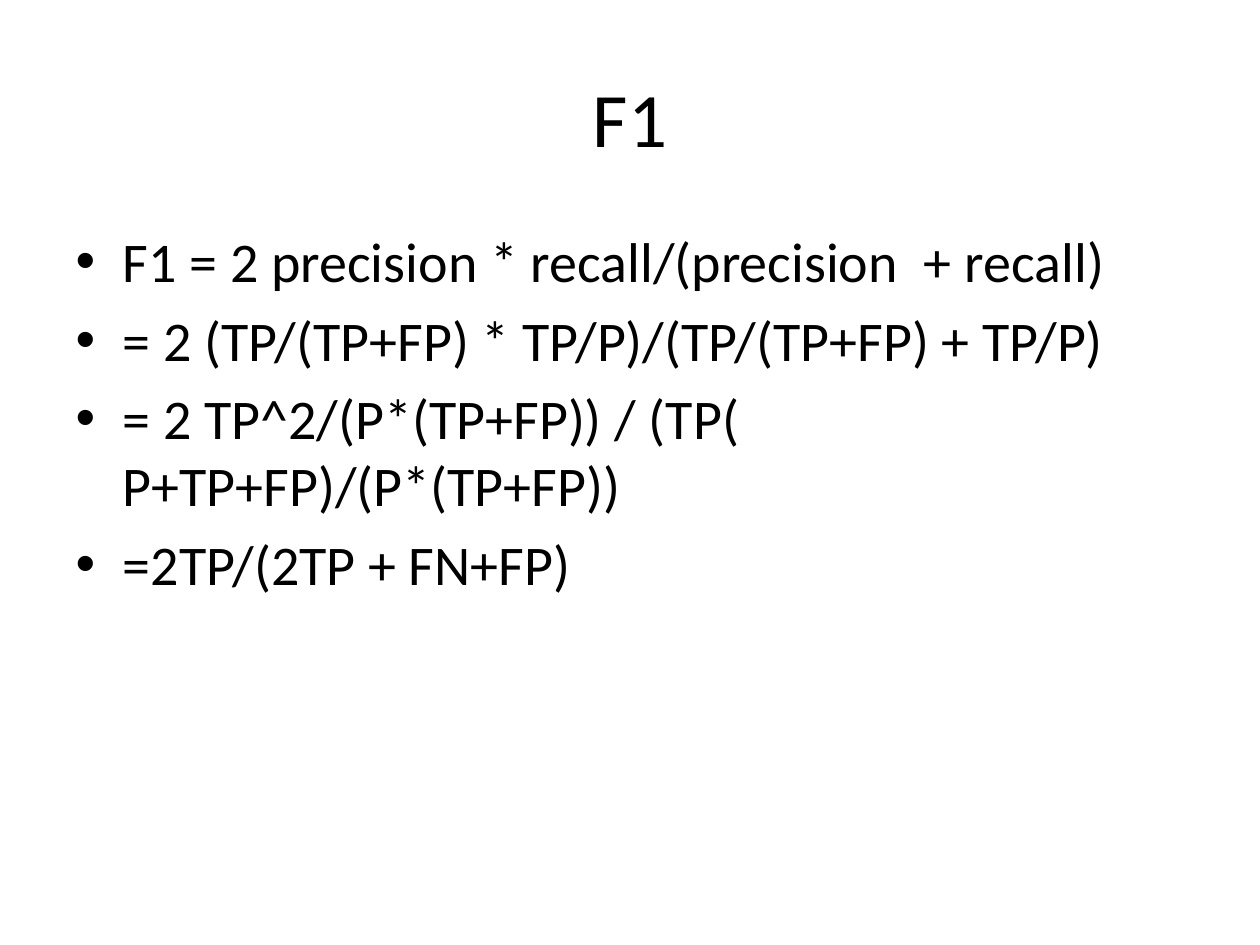
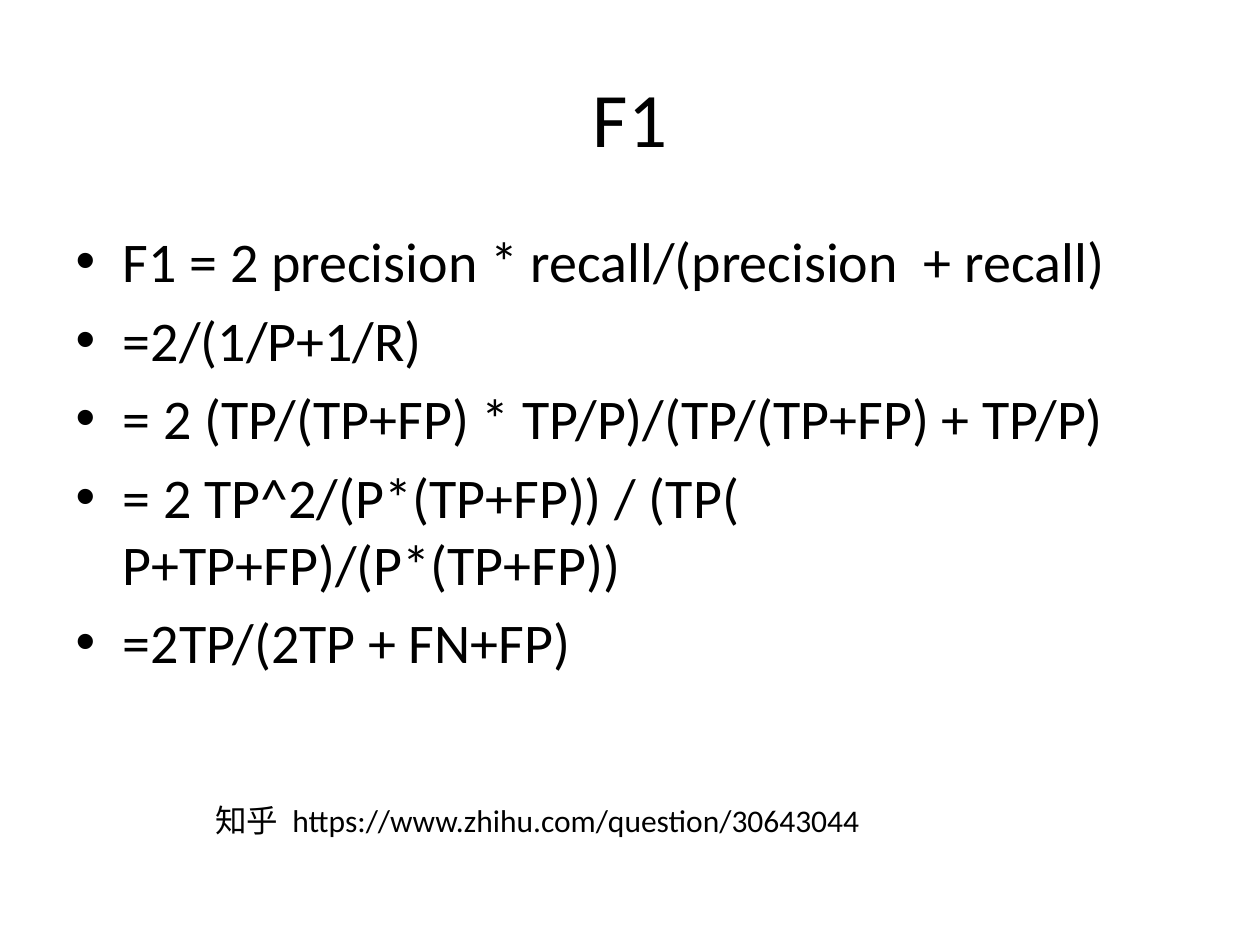
Before and after one commit to lloyd-dong/lab, a slide deck: slide 5 of roc/ROC_F1.pptx. Drawn at 1260x945 pixels with LibreOffice and Linux fonts; fonts in the diff are those of the drawing. Boxes give left, top, right and bottom in pixels: in the first picture for what was removed or moved away, otherwise in the second. Text is boxed around its words. In the diff, an @@ line names an element or a change of style, - is before the commit and + after.

```diff
--- a/roc/ROC_F1.pptx
+++ b/roc/ROC_F1.pptx
@@ text at bbox=[123, 320, 422, 369]: paragraph added @@
+• =2/(1/P+1/R)
@@ text added at bbox=[215, 805, 859, 837], 18 pt, text #000000 @@
+知乎 https://www.zhihu.com/question/30643044
```
Also in this commit, not shown: 2 other slides changed.
